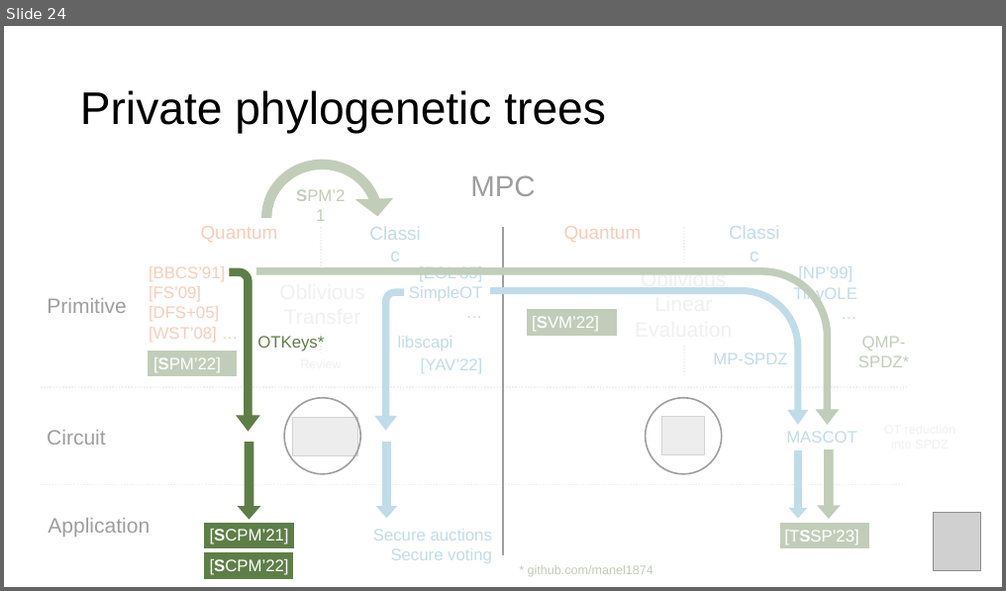
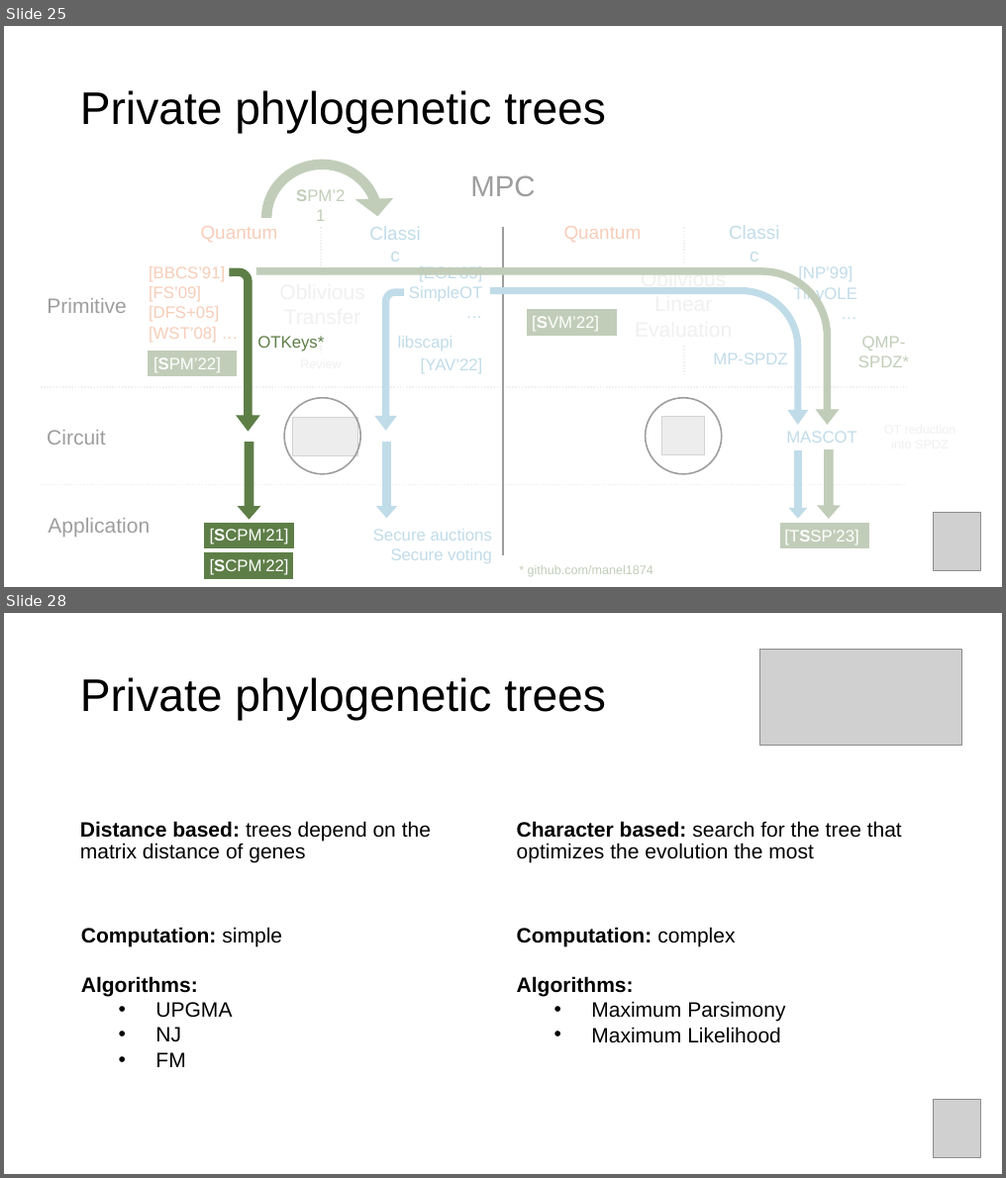
Before and after one commit to manel1874/PhD-thesis, a slide deck: thesis_defense/Thesis_presentation.pptx. Shown one above the other, each under a label of ours: slide 24 before the commit, slides 25 and 28 after it; the slides between them are not shown. The pictures are 1006x591 and 1006x1178 pixels, drawn with LibreOffice and Linux fonts; fonts in the diff are those of the drawing; grey boxes stand for pictures. Boxes give left, top, right and bottom in pixels: in the first picture for what was removed or moved away, otherwise in the second. Text is boxed around its words. In the diff, an @@ line names an element or a change of style, - is before the commit and + after.

```diff
--- a/thesis_defense/Thesis_presentation.pptx
+++ b/thesis_defense/Thesis_presentation.pptx
@@ slide 28 added at [4, 613, 1002, 1174], background #FFFFFF @@
@@ picture added at [760, 649, 961, 746] @@
@@ title added at [80, 677, 606, 721], 44 pt, text #000000 @@
+Private phylogenetic trees
@@ text added at [80, 821, 431, 863], 20 pt, text #000000 @@
+Distance based: trees depend on the matrix distance of genes
@@ text added at [517, 821, 902, 863], 20 pt, text #000000 @@
+Character based: search for the tree that optimizes the evolution the most
@@ text added at [81, 927, 282, 1067], 20 pt, text #000000, bold @@
+Computation: simple
+Algorithms:
+  • UPGMA
+  • NJ
+  • FM
@@ text added at [517, 927, 785, 1044], 20 pt, text #000000 @@
+Computation: complex
+Algorithms:
+  • Maximum Parsimony
+  • Maximum Likelihood
@@ picture added at [934, 1100, 982, 1157] @@
@@ what was slide 24 is now slide 25 @@
```
Also in this commit, not shown: 11 slides changed, 16 other slides added, 1 slide removed, 1 other file.
